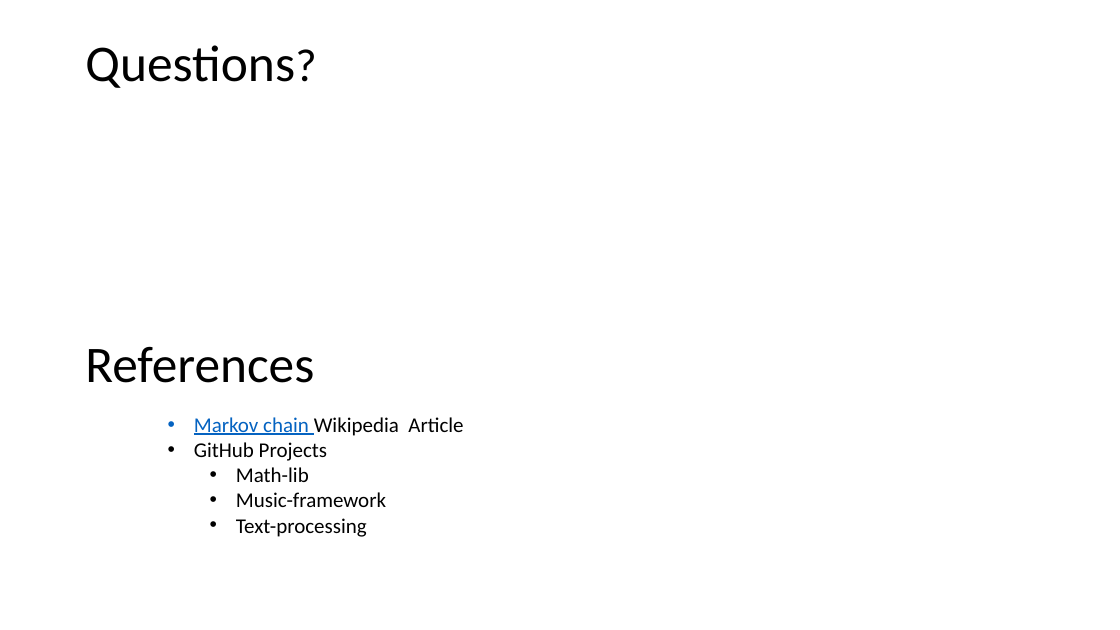
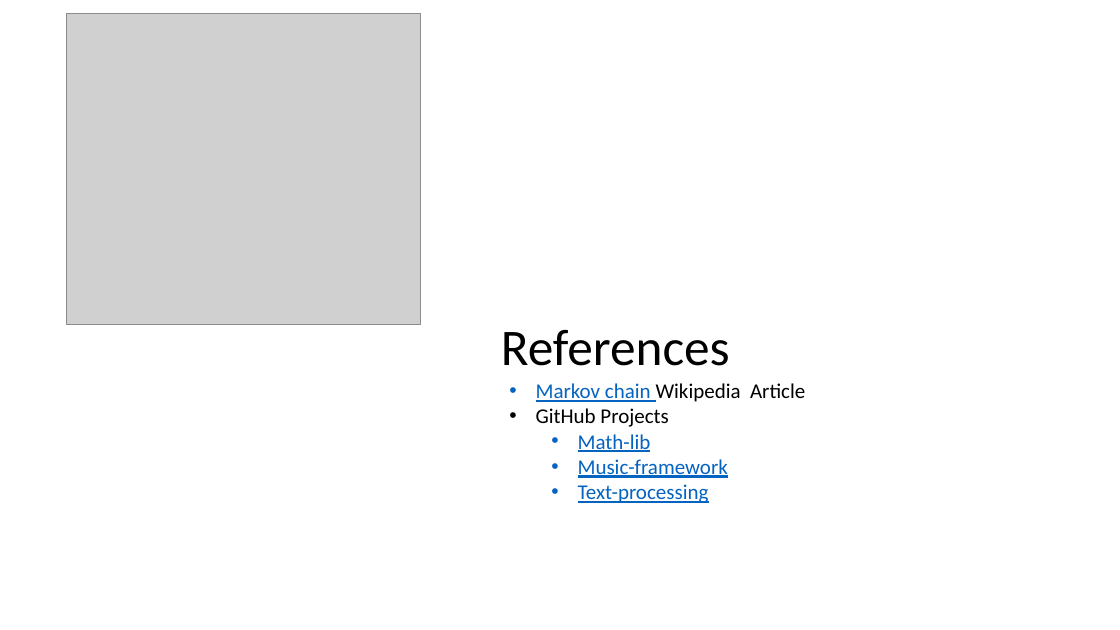
Before and after one commit to dwbzen/commonlib, a slide deck: slide 23 of doc/Markov Chain Lunch and Learn.pptx (slide 21 before the commit). Drawn at 1120x630 pixels with LibreOffice and Linux fonts; fonts in the diff are those of the drawing; grey boxes stand for pictures; background and template pictures are left out. Boxes give left, top, right and bottom in pixels: in the first picture for what was removed or moved away, otherwise in the second. Text is boxed around its words. In the diff, an @@ line names an element or a change of style, - is before the commit and + after.

```diff
--- a/doc/Markov Chain Lunch and Learn.pptx
+++ b/doc/Markov Chain Lunch and Learn.pptx
@@ picture added at box(66, 13, 420, 324) @@
@@ title removed at box(85, 45, 295, 88) @@
-Questions?
@@ text "References": place and size @@
-text "References" at box(85, 346, 314, 383)
+text "References" at box(501, 330, 730, 366)
@@ text "Markov chain Wikipedia Article": place and size @@
-text "Markov chain Wikipedia Article" at box(194, 417, 463, 537)
+text "Markov chain Wikipedia Article" at box(536, 383, 805, 503)
@@ text at box(578, 434, 728, 503): text colour #000000 to #0563C1, underline on in "Math-lib", "Music-framework", "Text-processing" @@
```
Also in this commit, not shown: 7 other slides changed, 4 slides added, 1 slide removed, 3 other files.
